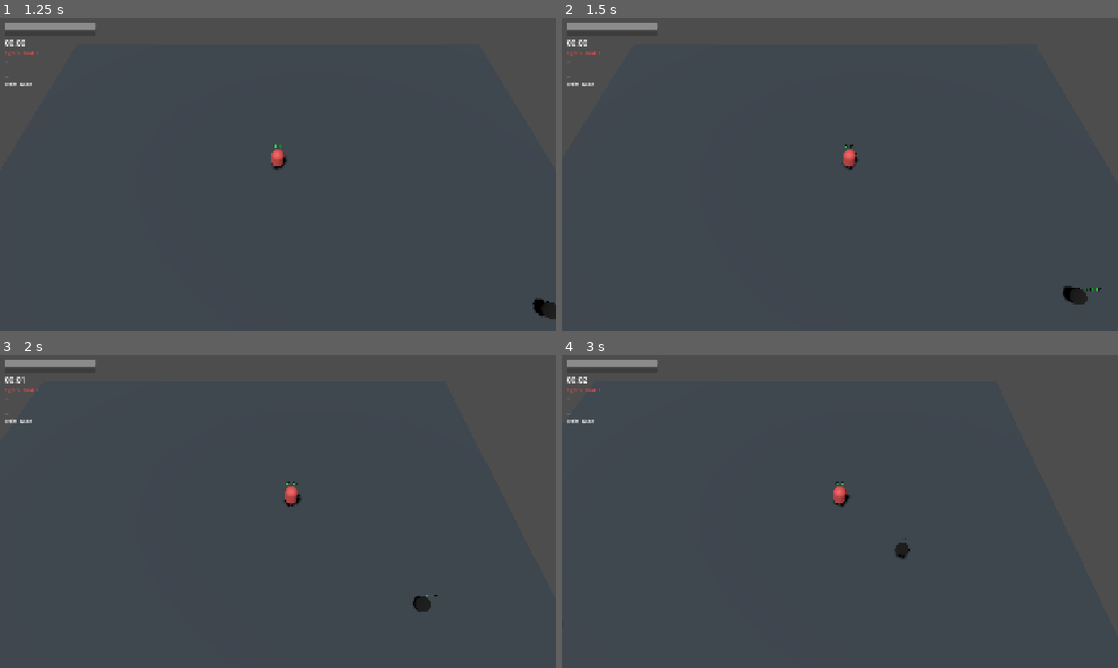
Above: before the commit, frames 1-4 (two rows, left to right).
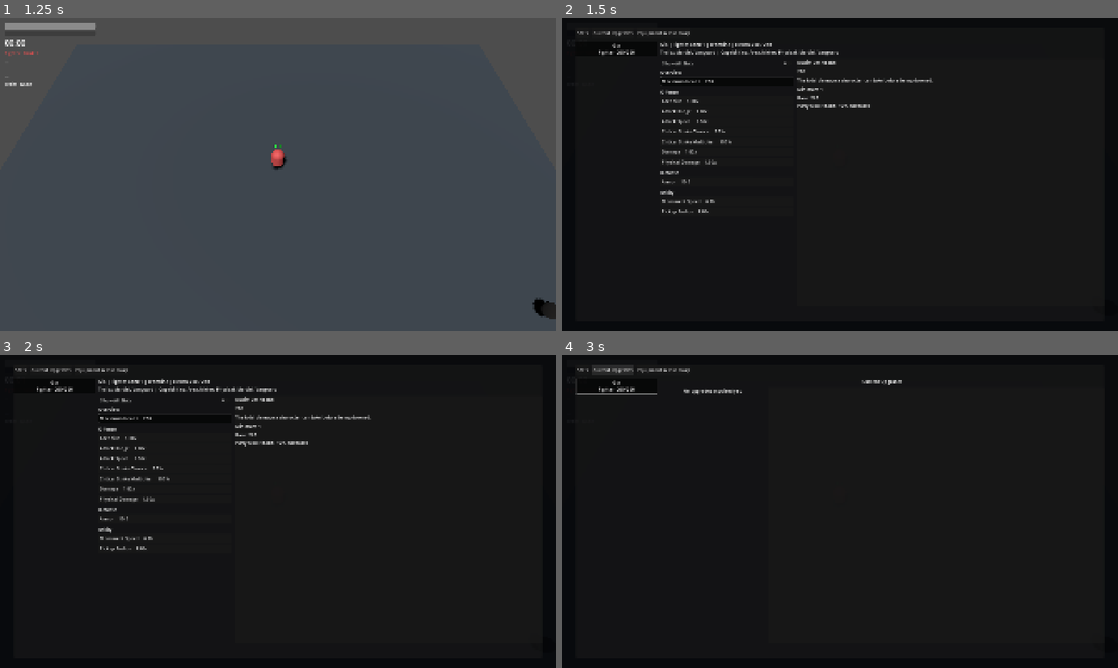
Above: after the commit, the same moments.

Repository: JVITsolutions/Party-Forge
Game: Godot game, scene res://scenes/game/main.tscn
Same seed, same stepped clock (60 frames per second), same inputs: the game is played once before the commit and once after it.
Inputs (mouse positions are in pixels of both pictures, inside the frame that each line leads up to):
- Up to frame 1 (1.25 s): click "Fighter Frontline" at 0.5 s
- Up to frame 2 (1.5 s): tap Enter at 1.25 s; move the mouse to (962, 158) at 1.27 s; hold D (move_right) from 1.28 s (still down); hold Tab (character_ledger) from 1.28 s (still down); click (962, 158) at 1.42 s
- Up to frame 3 (2 s): keep holding D (move_right); keep holding Tab (character_ledger)
- Up to frame 4 (3 s): release D (move_right) at 2 s; release Tab (character_ledger) at 2 s; click (584, 370) at 2 s, where only the run after the commit has a clickable "Stats"; click (612, 370) at 2.75 s, where only the run after the commit has a clickable "Current Upgrades"

Frame 1 is identical in both runs. In frame 2, 99% of the frame differs, in the area x 0-100%, y 0-100%; in frame 3, 99%; in frame 4, 100%.

Commit message:
feat: integrate ledger and run pause menu

Diff:
--- a/scenes/game/main.tscn
+++ b/scenes/game/main.tscn
@@ -9,6 +9,8 @@
 [ext_resource type="Script" path="res://scripts/game/spawn_director.gd" id="7_spawn"]
 [ext_resource type="Script" path="res://scripts/party/party_actor_spawner.gd" id="8_actor_spawn"]
 [ext_resource type="PackedScene" path="res://scenes/ui/hud.tscn" id="9_hud"]
+[ext_resource type="PackedScene" path="res://scenes/ui/ledger/character_ledger.tscn" id="10_ledger"]
+[ext_resource type="PackedScene" path="res://scenes/ui/run_pause_menu.tscn" id="11_pause"]
 
 [node name="Main" type="Node"]
 script = ExtResource("1_main")
@@ -39,3 +41,8 @@
 [node name="LeaderCamera" parent="." instance=ExtResource("3_camera")]
 
 [node name="HUD" parent="." instance=ExtResource("9_hud")]
+
+[node name="CharacterLedger" parent="." instance=ExtResource("10_ledger")]
+layer = 20
+
+[node name="RunPauseMenu" parent="." instance=ExtResource("11_pause")]
--- /dev/null
+++ b/scenes/ui/run_pause_menu.tscn
@@ -0,0 +1,117 @@
+[gd_scene load_steps=2 format=3]
+
+[ext_resource type="Script" path="res://scripts/ui/run_pause_menu.gd" id="1_pause"]
+
+[node name="RunPauseMenu" type="CanvasLayer"]
+process_mode = 3
+layer = 30
+visible = false
+script = ExtResource("1_pause")
+
+[node name="Overlay" type="Control" parent="."]
+layout_mode = 3
+anchors_preset = 15
+anchor_right = 1.0
+anchor_bottom = 1.0
+grow_horizontal = 2
+grow_vertical = 2
+mouse_filter = 0
+
+[node name="Dimmer" type="ColorRect" parent="Overlay"]
+layout_mode = 1
+anchors_preset = 15
+anchor_right = 1.0
+anchor_bottom = 1.0
+grow_horizontal = 2
+grow_vertical = 2
+mouse_filter = 2
+color = Color(0.01, 0.015, 0.025, 0.9)
+
+[node name="Panel" type="PanelContainer" parent="Overlay"]
+custom_minimum_size = Vector2(480, 360)
+layout_mode = 1
+anchors_preset = 8
+anchor_left = 0.5
+anchor_top = 0.5
+anchor_right = 0.5
+anchor_bottom = 0.5
+offset_left = -240.0
+offset_top = -180.0
+offset_right = 240.0
+offset_bottom = 180.0
+grow_horizontal = 2
+grow_vertical = 2
+
+[node name="Content" type="VBoxContainer" parent="Overlay/Panel"]
+layout_mode = 2
+theme_override_constants/separation = 16
+
+[node name="Title" type="Label" parent="Overlay/Panel/Content"]
+layout_mode = 2
+text = "Paused"
+horizontal_alignment = 1
+
+[node name="Resume" type="Button" parent="Overlay/Panel/Content"]
+custom_minimum_size = Vector2(0, 56)
+layout_mode = 2
+focus_mode = 2
+text = "Resume"
+
+[node name="Settings" type="Button" parent="Overlay/Panel/Content"]
+custom_minimum_size = Vector2(0, 56)
+layout_mode = 2
+focus_mode = 2
+text = "Settings"
+
+[node name="QuitRun" type="Button" parent="Overlay/Panel/Content"]
+custom_minimum_size = Vector2(0, 56)
+layout_mode = 2
+focus_mode = 2
+text = "Quit Run"
+
+[node name="QuitConfirmation" type="Control" parent="Overlay"]
+visible = false
+layout_mode = 1
+anchors_preset = 15
+anchor_right = 1.0
+anchor_bottom = 1.0
+grow_horizontal = 2
+grow_vertical = 2
+mouse_filter = 0
+
+[node name="Panel" type="PanelContainer" parent="Overlay/QuitConfirmation"]
+custom_minimum_size = Vector2(560, 280)
+layout_mode = 1
+anchors_preset = 8
+anchor_left = 0.5
+anchor_top = 0.5
+anchor_right = 0.5
+anchor_bottom = 0.5
+offset_left = -280.0
+offset_top = -140.0
+offset_right = 280.0
+offset_bottom = 140.0
+grow_horizontal = 2
+grow_vertical = 2
+
+[node name="Content" type="VBoxContainer" parent="Overlay/QuitConfirmation/Panel"]
+layout_mode = 2
+theme_override_constants/separation = 16
+
+[node name="Message" type="Label" parent="Overlay/QuitConfirmation/Panel/Content"]
+layout_mode = 2
+text = "Quit this run? Unsaved run progress will be lost."
+horizontal_alignment = 1
+autowrap_mode = 2
+
+[node name="Confirm" type="Button" parent="Overlay/QuitConfirmation/Panel/Content"]
+custom_minimum_size = Vector2(0, 56)
+layout_mode = 2
+focus_mode = 2
+text = "Quit Run"
+
+[node name="Cancel" type="Button" parent="Overlay/QuitConfirmation/Panel/Content"]
+custom_minimum_size = Vector2(0, 56)
+layout_mode = 2
+focus_mode = 2
+text = "Cancel"
--- a/scripts/game/main.gd
+++ b/scripts/game/main.gd
@@ -18,6 +18,8 @@
 var spawn_director: SpawnDirector
 var party_actor_spawner: PartyActorSpawner
 var hud: CanvasLayer
+var character_ledger: CharacterLedger
+var run_pause_menu: RunPauseMenu
 var leader: PartyActor
 var boss: Node3D
 var run_started := false
@@ -151,6 +153,28 @@
 		return Vector2.ZERO
 	return Vector2.ZERO
 
+func _ledger_health_for_member(member_id: int) -> Dictionary:
+	var actors := get_node_or_null("Actors")
+	if actors == null:
+		return {}
+	for child: Node in actors.get_children():
+		var actor := child as PartyActor
+		if actor == null or not is_instance_valid(actor) or actor.is_queued_for_deletion():
+			continue
+		if actor.member_state == null or actor.member_state.member_id != member_id:
+			continue
+		var health := actor.get_node_or_null("HealthComponent") as HealthComponent
+		if health == null:
+			return {}
+		return {
+			"current": health.current_health,
+			"maximum": health.max_health,
+			"is_downed": health.is_downed,
+			"is_dead": health.is_dead,
+			"component": health,
+		}
+	return {}
+
 static func format_resource_error(path: String, reason: String) -> String:
 	return "PARTY_FORGE_RESOURCE_ERROR path=%s reason=%s" % [path, reason]
 
@@ -163,6 +187,8 @@
 	spawn_director = get_node("SpawnDirector") as SpawnDirector
 	party_actor_spawner = get_node("PartyActorSpawner") as PartyActorSpawner
 	hud = get_node("HUD") as CanvasLayer
+	character_ledger = get_node("CharacterLedger") as CharacterLedger
+	run_pause_menu = get_node("RunPauseMenu") as RunPauseMenu
 
 func _validate_catalog(target_catalog: GameCatalog, report_errors: bool = true) -> bool:
 	var errors := target_catalog.validate()
@@ -187,6 +213,10 @@
 	var result := get_node("HUD/RunResultPanel") as Control
 	if not result.is_connected("restart_requested", _restart): result.connect("restart_requested", _restart)
 	if not result.is_connected("quit_requested", _quit): result.connect("quit_requested", _quit)
+	character_ledger.configure(game_run, party_manager, catalog, Callable(self, "_ledger_health_for_member"))
+	run_pause_menu.configure(game_run, Callable(character_ledger, "is_open"))
+	if not run_pause_menu.quit_run_confirmed.is_connected(_return_to_front_end):
+		run_pause_menu.quit_run_confirmed.connect(_return_to_front_end)
 	if not game_run.boss_requested.is_connected(_spawn_boss): game_run.boss_requested.connect(_spawn_boss)
 	if not game_run.victory.is_connected(_show_victory): game_run.victory.connect(_show_victory)
 	if not game_run.defeat.is_connected(_show_defeat): game_run.defeat.connect(_show_defeat)
@@ -299,5 +329,9 @@
 	get_tree().paused = false
 	get_tree().reload_current_scene()
 
+func _return_to_front_end() -> void:
+	get_tree().paused = false
+	get_tree().reload_current_scene()
+
 func _quit() -> void:
 	get_tree().quit()
--- /dev/null
+++ b/scripts/ui/run_pause_menu.gd
@@ -0,0 +1,157 @@
+class_name RunPauseMenu
+extends CanvasLayer
+
+signal quit_run_confirmed
+
+var run: GameRun
+var ledger_open_provider: Callable
+var _pause_lease := RunPauseLease.new()
+var _quit_emitted := false
+var _wired := false
+
+
+func _ready() -> void:
+	process_mode = Node.PROCESS_MODE_ALWAYS
+	_ensure_wired()
+	visible = false
+
+
+func _notification(what: int) -> void:
+	if what == NOTIFICATION_PREDELETE and _pause_lease != null and _pause_lease.is_active():
+		_pause_lease.release(Engine.get_main_loop() as SceneTree)
+
+
+func configure(game_run: GameRun, is_ledger_open: Callable) -> void:
+	if visible or _pause_lease.is_active():
+		close()
+	run = game_run
+	ledger_open_provider = is_ledger_open
+	_quit_emitted = false
+	_ensure_wired()
+
+
+func open() -> bool:
+	if visible:
+		return true
+	if not _can_open():
+		return false
+	_quit_emitted = false
+	_title().text = "Paused"
+	_confirmation().visible = false
+	visible = true
+	_pause_lease.acquire(Engine.get_main_loop() as SceneTree)
+	_focus(_resume())
+	return true
+
+
+func close() -> void:
+	_confirmation().visible = false
+	visible = false
+	_pause_lease.release(Engine.get_main_loop() as SceneTree)
+
+
+func is_open() -> bool:
+	return visible
+
+
+func _unhandled_input(event: InputEvent) -> void:
+	if visible and _confirmation().visible:
+		if event.is_action_pressed(&"ui_cancel") or event.is_action_pressed(&"pause_menu"):
+			_cancel_quit()
+			_mark_input_handled()
+		return
+	if event.is_action_pressed(&"pause_menu"):
+		if visible:
+			close()
+			_mark_input_handled()
+		elif open():
+			_mark_input_handled()
+		return
+	if visible and event.is_action_pressed(&"ui_cancel"):
+		close()
+		_mark_input_handled()
+
+
+func _can_open() -> bool:
+	if run == null or not is_instance_valid(run):
+		return false
+	if ledger_open_provider.is_valid() and bool(ledger_open_provider.call()):
+		return false
+	return run.current_state() in [
+		RunStateMachine.State.RUNNING,
+		RunStateMachine.State.BOSS,
+	]
+
+
+func _ensure_wired() -> void:
+	if _wired:
+		return
+	_wired = true
+	var settings := _settings()
+	settings.set_meta("coming_soon", true)
+	_resume().pressed.connect(close)
+	settings.pressed.connect(_show_settings_status)
+	_quit_run().pressed.connect(_show_quit_confirmation)
+	_confirm().pressed.connect(_confirm_quit)
+	_cancel().pressed.connect(_cancel_quit)
+
+
+func _show_settings_status() -> void:
+	_title().text = "Settings: Coming Soon"
+
+
+func _show_quit_confirmation() -> void:
+	if not visible:
+		return
+	_confirmation().visible = true
+	_focus(_cancel())
+
+
+func _cancel_quit() -> void:
+	_confirmation().visible = false
+	_focus(_quit_run())
+
+
+func _confirm_quit() -> void:
+	if _quit_emitted or not visible or not _confirmation().visible:
+		return
+	_quit_emitted = true
+	quit_run_confirmed.emit()
+
+
+func _focus(control: Control) -> void:
+	if control != null and control.is_inside_tree() and control.is_visible_in_tree():
+		control.grab_focus()
+
+
+func _mark_input_handled() -> void:
+	if is_inside_tree():
+		get_viewport().set_input_as_handled()
+
+
+func _title() -> Label:
+	return get_node("Overlay/Panel/Content/Title") as Label
+
+
+func _resume() -> Button:
+	return get_node("Overlay/Panel/Content/Resume") as Button
+
+
+func _settings() -> Button:
+	return get_node("Overlay/Panel/Content/Settings") as Button
+
+
+func _quit_run() -> Button:
+	return get_node("Overlay/Panel/Content/QuitRun") as Button
+
+
+func _confirmation() -> Control:
+	return get_node("Overlay/QuitConfirmation") as Control
+
+
+func _confirm() -> Button:
+	return get_node("Overlay/QuitConfirmation/Panel/Content/Confirm") as Button
+
+
+func _cancel() -> Button:
+	return get_node("Overlay/QuitConfirmation/Panel/Content/Cancel") as Button
--- a/tests/unit/test_main_wiring.gd
+++ b/tests/unit/test_main_wiring.gd
@@ -6,10 +6,14 @@
     "res://scripts/ui/level_up_panel.gd",
     "res://scripts/ui/run_result_panel.gd",
     "res://scripts/ui/health_bar_3d.gd",
+    "res://scripts/ui/ledger/character_ledger.gd",
+    "res://scripts/ui/run_pause_menu.gd",
     "res://scenes/ui/hud.tscn",
     "res://scenes/ui/level_up_panel.tscn",
     "res://scenes/ui/run_result_panel.tscn",
     "res://scenes/ui/health_bar_3d.tscn",
+    "res://scenes/ui/ledger/character_ledger.tscn",
+    "res://scenes/ui/run_pause_menu.tscn",
     "res://scenes/game/main.tscn",
     "res://scenes/arena/arena.tscn",
     "res://scenes/characters/leader.tscn",
@@ -25,6 +29,7 @@
 const REQUIRED_MAIN_NODES: PackedStringArray = [
     "GameRun", "PartyManager", "ExperienceSystem", "SpawnDirector",
     "PartyActorSpawner", "Arena", "Actors", "Enemies", "Effects", "HUD",
+    "CharacterLedger", "RunPauseMenu",
 ]
 
 func run() -> Array[String]:
@@ -37,12 +42,14 @@
     if not all_exist:
         return failures
     _test_main_scene_graph(failures)
+    _test_integrated_overlay_input_and_front_end_seam(failures)
     _test_hud_contract(failures)
     _test_exact_choice_panel(failures)
     _test_class_selection_starts_run_and_applies_choices(failures)
     _test_targeted_confirmation_routes_through_main(failures)
     _test_stale_target_rejects_without_consuming(failures)
     _test_live_member_health_provider_is_bounded(failures)
+    _test_ledger_health_provider_is_unbounded_and_complete(failures)
     _test_capped_stat_is_disabled_without_hiding(failures)
     _test_queued_levels_show_fresh_production_offers(failures)
     _test_boss_level_up_resumes_boss(failures)
@@ -59,6 +66,36 @@
     TestAssertions.equal(main.get_node_or_null("Leader"), null, "main waits for initial class selection before creating leader", failures)
     var class_selection := main.get_node_or_null("HUD/ClassSelection") as Control
     TestAssertions.truthy(class_selection != null and class_selection.visible, "initial class selection is visible", failures)
+    var ledger := main.get_node_or_null("CharacterLedger") as CanvasLayer
+    var pause_menu := main.get_node_or_null("RunPauseMenu") as CanvasLayer
+    TestAssertions.truthy(ledger != null and not ledger.visible, "integrated CharacterLedger starts hidden", failures)
+    TestAssertions.truthy(pause_menu != null and not pause_menu.visible, "integrated RunPauseMenu starts hidden", failures)
+    if ledger != null and pause_menu != null:
+        TestAssertions.truthy(main.get_node("HUD").get_index() < ledger.get_index(), "CharacterLedger is layered after HUD", failures)
+        TestAssertions.truthy(ledger.get_index() < pause_menu.get_index(), "RunPauseMenu is layered after CharacterLedger", failures)
+    main.free()
+
+func _test_integrated_overlay_input_and_front_end_seam(failures: Array[String]) -> void:
+    var tree := Engine.get_main_loop() as SceneTree
+    tree.paused = false
+    var main := (load("res://scenes/game/main.tscn") as PackedScene).instantiate()
+    tree.root.add_child(main)
+    TestAssertions.truthy(main.call("select_leader_class", &"fighter"), "integration fixture starts an active run", failures)
+    var ledger := main.get_node("CharacterLedger") as CharacterLedger
+    var pause_menu := main.get_node("RunPauseMenu")
+    TestAssertions.truthy(ledger.open_for_player(), "integrated ledger opens for the active run", failures)
+    var escape := _escape_key_event()
+    pause_menu.call("_unhandled_input", escape)
+    ledger.call("_unhandled_input", escape)
+    TestAssertions.truthy(not ledger.is_open(), "Escape closes the ledger through modal input ordering", failures)
+    TestAssertions.truthy(not bool(pause_menu.visible), "same Escape does not open RunPauseMenu behind the ledger", failures)
+    TestAssertions.truthy(not tree.paused, "ledger close restores the running tree exactly", failures)
+    var front_end_callable := Callable(main, "_return_to_front_end")
+    TestAssertions.truthy(main.has_method("_return_to_front_end"), "main exposes the front-end routing seam", failures)
+    TestAssertions.truthy(pause_menu.is_connected("quit_run_confirmed", front_end_callable), "confirmed Quit Run routes to the front-end seam", failures)
+    var result := main.get_node("HUD/RunResultPanel")
+    TestAssertions.truthy(result.is_connected("quit_requested", Callable(main, "_quit")), "desktop result-panel Quit keeps its protected route", failures)
+    tree.paused = false
     main.free()
 
 func _test_hud_contract(failures: Array[String]) -> void:
@@ -234,6 +271,33 @@
         actors.add_child(actor)
     TestAssertions.equal(main.call("_health_for_member", 99), Vector2.ZERO, "health provider inspects at most four live party actors", failures)
     TestAssertions.equal(main.call("_health_for_member", 404), Vector2.ZERO, "health provider returns zero for unknown member", failures)
+    _cleanup_main(main)
+
+func _test_ledger_health_provider_is_unbounded_and_complete(failures: Array[String]) -> void:
+    var main := _started_main()
+    TestAssertions.truthy(main.has_method("_ledger_health_for_member"), "main exposes ledger-specific health provider", failures)
+    if not main.has_method("_ledger_health_for_member"):
+        _cleanup_main(main)
+        return
+    var actors := main.get_node("Actors") as Node3D
+    var catalog := main.get("catalog") as GameCatalog
+    var exceptional_actor: PartyActor
+    for member_id: int in [2, 3, 4, 99]:
+        var actor := (load("res://scenes/characters/companion.tscn") as PackedScene).instantiate() as PartyActor
+        actor.configure(PartyMemberState.new(member_id, catalog.class_by_id(&"ranger"), false, "Ledger %d" % member_id))
+        actors.add_child(actor)
+        if member_id == 99:
+            exceptional_actor = actor
+    var health := exceptional_actor.get_node("HealthComponent") as HealthComponent
+    health.current_health = 0.0
+    health.is_downed = true
+    health.is_dead = true
+    var row := main.call("_ledger_health_for_member", 99) as Dictionary
+    TestAssertions.equal(row.get("current"), 0.0, "ledger health includes current health", failures)
+    TestAssertions.equal(row.get("maximum"), health.max_health, "ledger health includes maximum health", failures)
+    TestAssertions.truthy(bool(row.get("is_downed")) and bool(row.get("is_dead")), "ledger health includes downed and dead state", failures)
+    TestAssertions.equal(row.get("component"), health, "ledger health includes the live component", failures)
+    TestAssertions.equal(main.call("_ledger_health_for_member", 404), {}, "ledger health returns empty data for an unknown member", failures)
     _cleanup_main(main)
 
 func _test_capped_stat_is_disabled_without_hiding(failures: Array[String]) -> void:
@@ -454,6 +518,13 @@
     (Engine.get_main_loop() as SceneTree).paused = false
     main.free()
 
+func _escape_key_event() -> InputEventKey:
+    var event := InputEventKey.new()
+    event.keycode = KEY_ESCAPE
+    event.physical_keycode = KEY_ESCAPE
+    event.pressed = true
+    return event
+
 func _bound_production_choices(cards: Array[Node]) -> Array[UpgradeChoice]:
     var result: Array[UpgradeChoice] = []
     for card_node: Node in cards:
--- /dev/null
+++ b/tests/unit/test_run_pause_menu.gd
@@ -0,0 +1,102 @@
+extends RefCounted
+
+const MENU_SCENE_PATH := "res://scenes/ui/run_pause_menu.tscn"
+
+
+func run() -> Array[String]:
+	var failures: Array[String] = []
+	if not ResourceLoader.exists(MENU_SCENE_PATH):
+		TestAssertions.truthy(false, "run pause menu scene exists", failures)
+		return failures
+	var menu_scene := load(MENU_SCENE_PATH) as PackedScene
+	TestAssertions.truthy(menu_scene != null, "run pause menu scene loads", failures)
+	if menu_scene == null:
+		return failures
+	var tree := Engine.get_main_loop() as SceneTree
+	tree.paused = false
+	var menu := menu_scene.instantiate()
+	tree.root.add_child(menu)
+	var run := GameRun.new()
+	run.start_run()
+	menu.call("configure", run, func() -> bool: return false)
+
+	for node_path: NodePath in [
+		^"Overlay/Panel/Content/Title",
+		^"Overlay/Panel/Content/Resume",
+		^"Overlay/Panel/Content/Settings",
+		^"Overlay/Panel/Content/QuitRun",
+		^"Overlay/QuitConfirmation/Panel/Content/Message",
+		^"Overlay/QuitConfirmation/Panel/Content/Confirm",
+		^"Overlay/QuitConfirmation/Panel/Content/Cancel",
+	]:
+		TestAssertions.truthy(menu.get_node_or_null(node_path) != null, "pause menu owns %s" % node_path, failures)
+	if not failures.is_empty():
+		menu.free()
+		run.free()
+		tree.paused = false
+		return failures
+
+	TestAssertions.truthy(bool(menu.call("open")), "pause menu opens during RUNNING", failures)
+	TestAssertions.truthy(tree.paused, "pause menu owns a pause lease", failures)
+	var title := menu.get_node("Overlay/Panel/Content/Title") as Label
+	var resume := menu.get_node("Overlay/Panel/Content/Resume") as Button
+	var settings := menu.get_node("Overlay/Panel/Content/Settings") as Button
+	var quit_run := menu.get_node("Overlay/Panel/Content/QuitRun") as Button
+	var confirmation := menu.get_node("Overlay/QuitConfirmation") as Control
+	var confirm := menu.get_node("Overlay/QuitConfirmation/Panel/Content/Confirm") as Button
+	TestAssertions.truthy(settings.focus_mode != Control.FOCUS_NONE, "Settings remains focusable", failures)
+	TestAssertions.truthy(settings.has_meta("coming_soon") and bool(settings.get_meta("coming_soon")), "Settings is marked Coming Soon", failures)
+	settings.pressed.emit()
+	TestAssertions.equal(title.text, "Settings: Coming Soon", "Settings shows exact Coming Soon status", failures)
+	TestAssertions.truthy(bool(menu.visible) and tree.paused, "Settings performs no navigation or pause release", failures)
+
+	quit_run.pressed.emit()
+	TestAssertions.truthy(confirmation.visible and tree.paused, "Quit Run opens confirmation without releasing pause", failures)
+	menu.call("_unhandled_input", _action_event(&"ui_cancel"))
+	TestAssertions.truthy(bool(menu.visible) and not confirmation.visible, "Cancel closes only confirmation", failures)
+	TestAssertions.truthy(quit_run.focus_mode != Control.FOCUS_NONE, "Cancel leaves Quit Run as a valid focus-return target", failures)
+
+	quit_run.pressed.emit()
+	var quit_count: Array[int] = [0]
+	menu.connect("quit_run_confirmed", func() -> void: quit_count[0] += 1)
+	confirm.pressed.emit()
+	confirm.pressed.emit()
+	TestAssertions.equal(quit_count[0], 1, "confirmed Quit Run emits exactly once", failures)
+	menu.call("close")
+	TestAssertions.truthy(not tree.paused, "closing after confirmation releases this menu's lease", failures)
+
+	tree.paused = true
+	TestAssertions.truthy(bool(menu.call("open")), "menu can acquire over a pre-existing pause", failures)
+	resume.pressed.emit()
+	TestAssertions.truthy(tree.paused, "Resume restores the pre-existing pause owner", failures)
+	tree.paused = false
+	TestAssertions.truthy(bool(menu.call("open")), "menu reopens for toggle-close coverage", failures)
+	menu.call("_unhandled_input", _action_event(&"pause_menu"))
+	TestAssertions.truthy(not bool(menu.visible) and not tree.paused, "pause-menu toggle releases only its own lease", failures)
+
+	run.begin_level_up()
+	TestAssertions.truthy(not bool(menu.call("open")), "pause menu refuses LEVEL_UP", failures)
+	TestAssertions.truthy(tree.paused, "LEVEL_UP refusal preserves the run-owned pause", failures)
+	run.resume_run()
+	TestAssertions.truthy(not tree.paused, "run resumes after LEVEL_UP fixture", failures)
+	run.advance_run_time(RunStateMachine.BOSS_TIME)
+	TestAssertions.truthy(bool(menu.call("open")), "pause menu opens during BOSS", failures)
+	menu.call("close")
+	TestAssertions.truthy(not tree.paused, "BOSS menu close restores running tree", failures)
+
+	menu.call("configure", run, func() -> bool: return true)
+	TestAssertions.truthy(not bool(menu.call("open")), "pause menu refuses while ledger is open", failures)
+	menu.call("_unhandled_input", _action_event(&"pause_menu"))
+	TestAssertions.truthy(not bool(menu.visible) and not tree.paused, "ledger refusal leaves the event available and changes no pause state", failures)
+
+	menu.free()
+	run.free()
+	tree.paused = false
+	return failures
+
+
+func _action_event(action: StringName) -> InputEventAction:
+	var event := InputEventAction.new()
+	event.action = action
+	event.pressed = true
+	return event
Not shown: 1 places in scenes/game/main.tscn that only renumber resources
Not shown, added: scripts/ui/run_pause_menu.gd.uid
Not shown, added: tests/unit/test_run_pause_menu.gd.uid
